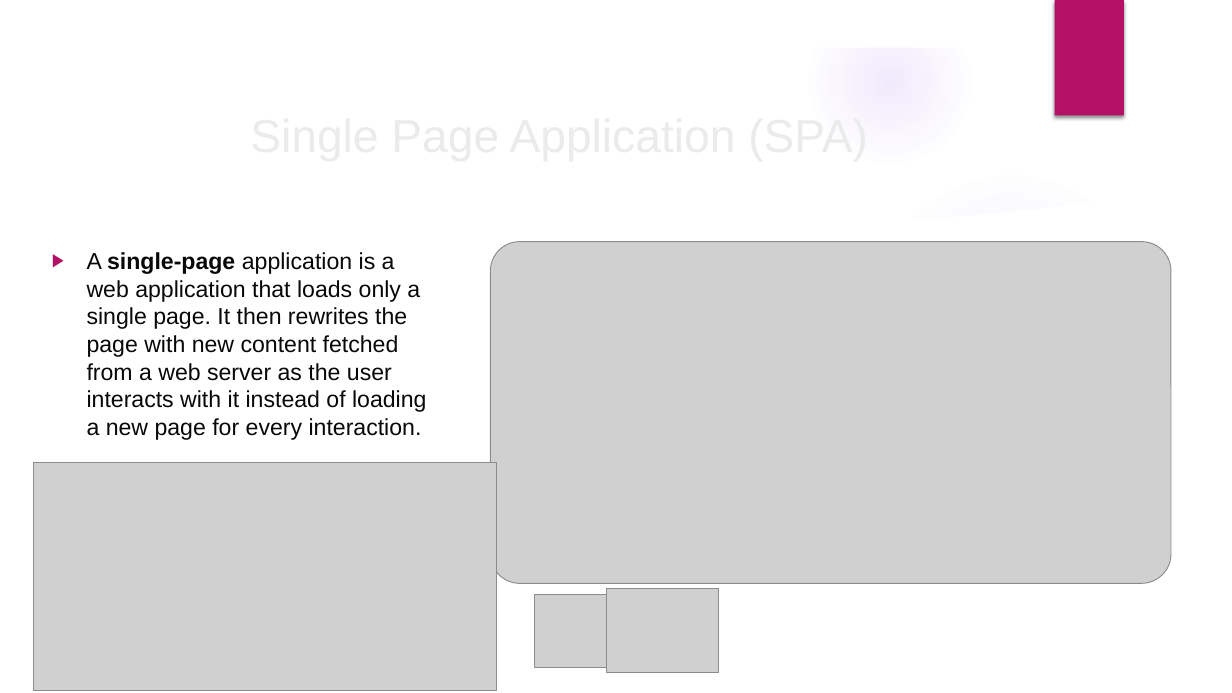
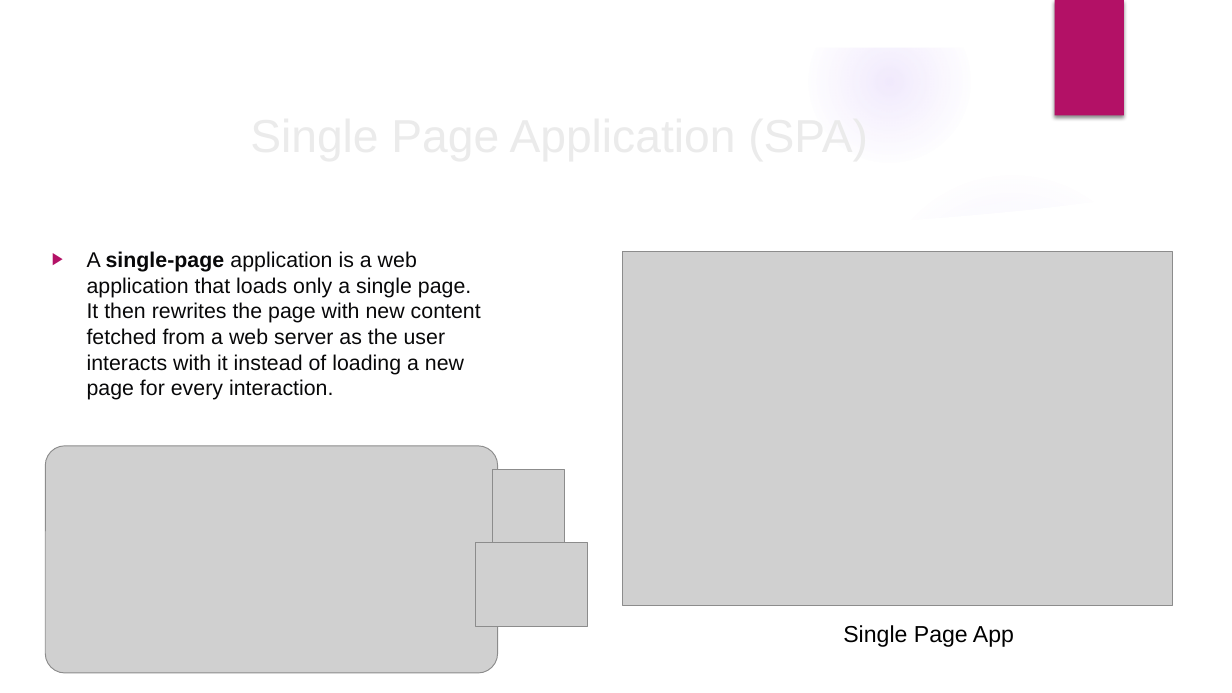
Before and after one commit to velizar92/TSK_Presentations, a slide deck: slide 10 of JS intro and overview.pptx (slide 9 before the commit). Drawn at 1232x693 pixels with LibreOffice and Linux fonts; fonts in the diff are those of the drawing; grey boxes stand for pictures; background and template pictures are left out. Boxes give left, top, right and bottom in pixels: in the first picture for what was removed or moved away, otherwise in the second. Text is boxed around its words. In the diff, an @@ line names an element or a change of style, - is before the commit and + after.

```diff
--- a/JS intro and overview.pptx
+++ b/JS intro and overview.pptx
@@ text "A single-page application is a ..." at [87, 251, 481, 400]: size 18 to 16.6 pt @@
@@ picture added at [622, 251, 1172, 605] @@
@@ picture: place and size @@
-picture at [491, 241, 1172, 583]
+picture at [45, 446, 498, 674]
@@ picture removed at [33, 462, 497, 690] @@
@@ picture: place and size @@
-picture at [534, 595, 607, 668]
+picture at [493, 470, 566, 543]
@@ picture: place and size @@
-picture at [607, 589, 719, 673]
+picture at [475, 543, 587, 627]
@@ text added at [843, 625, 1014, 647], 18 pt, text #000000 @@
+Single Page App
```
Also in this commit, not shown: 2 other slides changed, 1 slide added.
